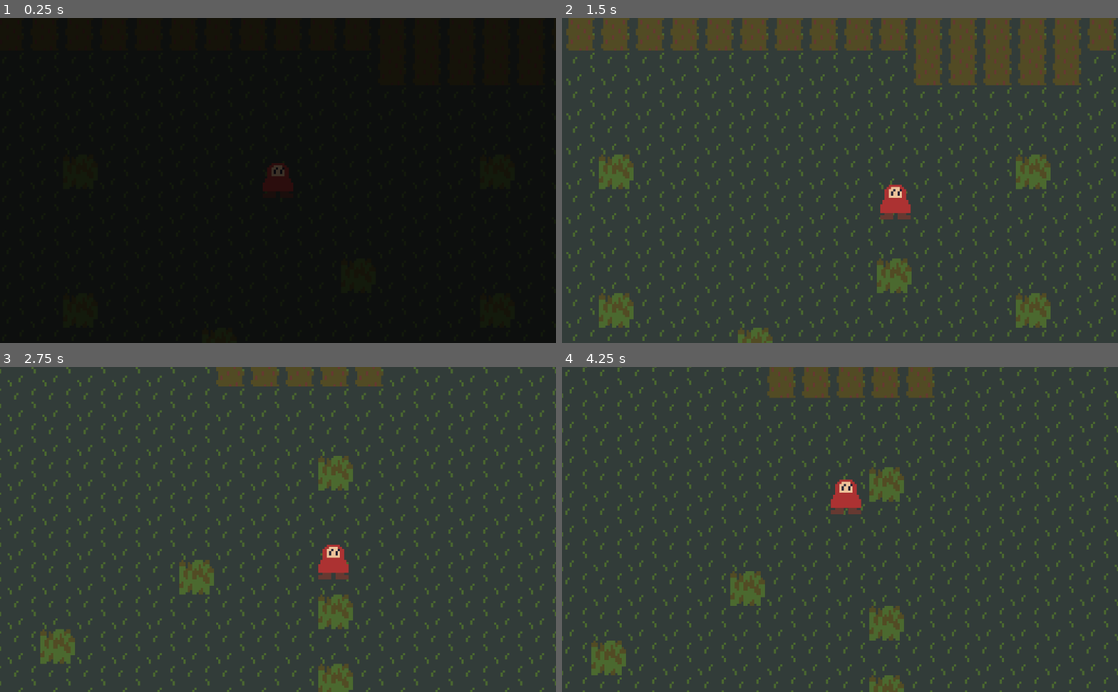
Above: before the commit, frames 1-4 (two rows, left to right).
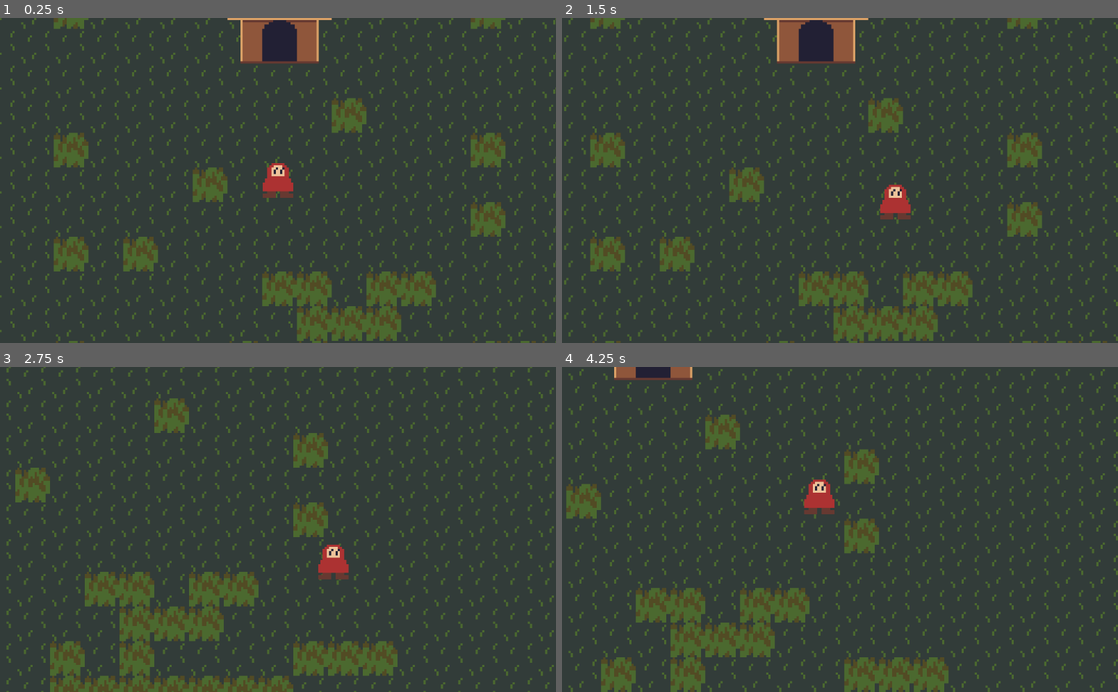
Above: after the commit, the same moments.

Repository: apples/ld48
Game: Godot game, scene res://scenes/forest/ForestScene.tscn
The game is run twice, just before and just after one commit, with the same random seed, the same clock (stepped at 60 frames per second) and the same inputs.
Inputs:
- Up to frame 1 (0.25 s): no input
- Up to frame 2 (1.5 s): hold Right (move_right) 0.53-1.28 s; tap Space (attack) at 0.6 s; hold Down (move_down) from 1.28 s (still down); tap P at 1.35 s
- Up to frame 3 (2.75 s): release Down (move_down) at 2.03 s; hold Right (move_right) from 2.03 s (still down); hold Shift from 2.03 s (still down)
- Up to frame 4 (4.25 s): release Right (move_right) at 2.78 s; release Shift at 2.78 s; hold Up (move_up) 2.78-3.53 s; tap Space (attack) at 2.85 s; hold Left (move_left) from 3.53 s (still down); hold P from 3.53 s (still down)

The runs differ from the first frame. In frame 1, 100% of the frame differs, in the area x 0-100%, y 0-100%; in frame 2, 29%; in frame 3, 22%; in frame 4, 23%.

Commit message:
Added house sprite

Diff:
--- a/client/scenes/forest/ForestScene.tscn
+++ b/client/scenes/forest/ForestScene.tscn
@@ -45,7 +45,7 @@
 cell_size = Vector2( 16, 16 )
 cell_custom_transform = Transform2D( 16, 0, 0, 16, 0, 0 )
 format = 1
-tile_data = PoolIntArray( -327647, 0, 0, -327646, 0, 0, -327 …(14726 unchanged characters)…  0, 327689, 0, 0, 327690, 0, 0, 327691, 0, 0, 327692, 0, 0, 327693, 0, 0, 327694, …(228035 unchanged characters)…
+tile_data = PoolIntArray( -327647, 0, 0, -327646, 0, 0, -327 …(14726 unchanged characters)…  0, 327689, 0, 0, 327690, 0, 0, 327691, 5, 0, 327692, 0, 0, 327693, 0, 0, 327694, …(228035 unchanged characters)…
 
 [node name="TileMapObstacles" type="TileMap" parent="Navigation2D"]
 tile_set = ExtResource( 3 )
@@ -55,7 +55,7 @@
 tile_data = PoolIntArray( -131012, 2, 0, -131011, 2, 0, -131010, 2, 0, -131009, 2, 0, -130996, 2, 0, -130995, 2, 0, -13 …(11833 unchanged characters)…
 
 [node name="Player" parent="." instance=ExtResource( 1 )]
-position = Vector2( 179.031, 75.9969 )
+position = Vector2( 183.193, 150.025 )
 obstacle_map_path = NodePath("../Navigation2D/TileMapObstacles")
 
 [node name="PlayerCamera" type="Camera2D" parent="Player"]
@@ -69,12 +69,20 @@
 editor_draw_drag_margin = true
 
 [node name="FadeSprite" type="Sprite" parent="Player/PlayerCamera"]
+visible = false
 modulate = Color( 0, 0, 0, 1 )
 position = Vector2( -137.31, -82.7433 )
 scale = Vector2( 280.779, 173.233 )
 z_index = 4096
 texture = ExtResource( 5 )
 centered = false
+
+[node name="TileMapCanopy" type="TileMap" parent="."]
+tile_set = ExtResource( 3 )
+cell_size = Vector2( 16, 16 )
+cell_custom_transform = Transform2D( 16, 0, 0, 16, 0, 0 )
+format = 1
+tile_data = PoolIntArray( 196618, 10, 0, 196619, 11, 0, 196620, 12, 0, 262154, 7, 0, 262155, 8, 0, 262156, 9, 0, 327690, 4, 0, 327692, 6, 0 )
 
 [node name="SkytoneEffect" type="CanvasModulate" parent="."]
 script = ExtResource( 2 )
--- a/client/tiles/tileset.tres
+++ b/client/tiles/tileset.tres
@@ -12,6 +12,21 @@
 
 [sub_resource type="ConvexPolygonShape2D" id=3]
 points = PoolVector2Array( 16, 16, 0, 16, 0, 0, 16, 0 )
+
+[sub_resource type="ConvexPolygonShape2D" id=4]
+points = PoolVector2Array( 16, 16, 6, 16, 6, 0, 16, 0 )
+
+[sub_resource type="ConvexPolygonShape2D" id=5]
+points = PoolVector2Array( 10, 16, 0, 16, 0, 0, 10, 0 )
+
+[sub_resource type="ConvexPolygonShape2D" id=6]
+points = PoolVector2Array( 5.72395, 0, 16, 0, 16, 16, 5.72395, 16 )
+
+[sub_resource type="ConvexPolygonShape2D" id=7]
+points = PoolVector2Array( 16, 16, 0, 16, 0, 0, 16, 0 )
+
+[sub_resource type="ConvexPolygonShape2D" id=8]
+points = PoolVector2Array( 10.0696, 16, 0, 16, 0, 0, 10.0696, 0 )
 
 [resource]
 0/name = "tiles.png 0"
@@ -79,3 +94,164 @@
 3/shape_one_way_margin = 0.0
 3/shapes = [  ]
 3/z_index = 1
+4/name = "tiles.png 4"
+4/texture = ExtResource( 1 )
+4/tex_offset = Vector2( 0, 0 )
+4/modulate = Color( 1, 1, 1, 1 )
+4/region = Rect2( 64, 0, 16, 16 )
+4/tile_mode = 0
+4/occluder_offset = Vector2( 0, 0 )
+4/navigation_offset = Vector2( 0, 0 )
+4/shape_offset = Vector2( 0, 0 )
+4/shape_transform = Transform2D( 1, 0, 0, 1, 0, 0 )
+4/shape = SubResource( 4 )
+4/shape_one_way = false
+4/shape_one_way_margin = 1.0
+4/shapes = [ {
+"autotile_coord": Vector2( 0, 0 ),
+"one_way": false,
+"one_way_margin": 1.0,
+"shape": SubResource( 4 ),
+"shape_transform": Transform2D( 1, 0, 0, 1, 0, 0 )
+} ]
+4/z_index = 0
+5/name = "tiles.png 5"
+5/texture = ExtResource( 1 )
+5/tex_offset = Vector2( 0, 0 )
+5/modulate = Color( 1, 1, 1, 1 )
+5/region = Rect2( 80, 0, 16, 16 )
+5/tile_mode = 0
+5/occluder_offset = Vector2( 0, 0 )
+5/navigation_offset = Vector2( 0, 0 )
+5/shape_offset = Vector2( 0, 0 )
+5/shape_transform = Transform2D( 1, 0, 0, 1, 0, 0 )
+5/shape_one_way = false
+5/shape_one_way_margin = 0.0
+5/shapes = [  ]
+5/z_index = 0
+6/name = "tiles.png 6"
+6/texture = ExtResource( 1 )
+6/tex_offset = Vector2( 0, 0 )
+6/modulate = Color( 1, 1, 1, 1 )
+6/region = Rect2( 96, 0, 16, 16 )
+6/tile_mode = 0
+6/occluder_offset = Vector2( 0, 0 )
+6/navigation_offset = Vector2( 0, 0 )
+6/shape_offset = Vector2( 0, 0 )
+6/shape_transform = Transform2D( 1, 0, 0, 1, 0, 0 )
+6/shape = SubResource( 5 )
+6/shape_one_way = false
+6/shape_one_way_margin = 1.0
+6/shapes = [ {
+"autotile_coord": Vector2( 0, 0 ),
+"one_way": false,
+"one_way_margin": 1.0,
+"shape": SubResource( 5 ),
+"shape_transform": Transform2D( 1, 0, 0, 1, 0, 0 )
+} ]
+6/z_index = 0
+7/name = "tiles.png 7"
+7/texture = ExtResource( 1 )
+7/tex_offset = Vector2( 0, 0 )
+7/modulate = Color( 1, 1, 1, 1 )
+7/region = Rect2( 112, 0, 16, 16 )
+7/tile_mode = 0
+7/occluder_offset = Vector2( 0, 0 )
+7/navigation_offset = Vector2( 0, 0 )
+7/shape_offset = Vector2( 0, 0 )
+7/shape_transform = Transform2D( 1, 0, 0, 1, 0, 0 )
+7/shape = SubResource( 6 )
+7/shape_one_way = false
+7/shape_one_way_margin = 1.0
+7/shapes = [ {
+"autotile_coord": Vector2( 0, 0 ),
+"one_way": false,
+"one_way_margin": 1.0,
+"shape": SubResource( 6 ),
+"shape_transform": Transform2D( 1, 0, 0, 1, 0, 0 )
+} ]
+7/z_index = 0
+8/name = "tiles.png 8"
+8/texture = ExtResource( 1 )
+8/tex_offset = Vector2( 0, 0 )
+8/modulate = Color( 1, 1, 1, 1 )
+8/region = Rect2( 0, 16, 16, 16 )
+8/tile_mode = 0
+8/occluder_offset = Vector2( 0, 0 )
+8/navigation_offset = Vector2( 0, 0 )
+8/shape_offset = Vector2( 0, 0 )
+8/shape_transform = Transform2D( 1, 0, 0, 1, 0, 0 )
+8/shape = SubResource( 7 )
+8/shape_one_way = false
+8/shape_one_way_margin = 1.0
+8/shapes = [ {
+"autotile_coord": Vector2( 0, 0 ),
+"one_way": false,
+"one_way_margin": 1.0,
+"shape": SubResource( 7 ),
+"shape_transform": Transform2D( 1, 0, 0, 1, 0, 0 )
+} ]
+8/z_index = 0
+9/name = "tiles.png 9"
+9/texture = ExtResource( 1 )
+9/tex_offset = Vector2( 0, 0 )
+9/modulate = Color( 1, 1, 1, 1 )
+9/region = Rect2( 16, 16, 16, 16 )
+9/tile_mode = 0
+9/occluder_offset = Vector2( 0, 0 )
+9/navigation_offset = Vector2( 0, 0 )
+9/shape_offset = Vector2( 0, 0 )
+9/shape_transform = Transform2D( 1, 0, 0, 1, 0, 0 )
+9/shape = SubResource( 8 )
+9/shape_one_way = false
+9/shape_one_way_margin = 1.0
+9/shapes = [ {
+"autotile_coord": Vector2( 0, 0 ),
+"one_way": false,
+"one_way_margin": 1.0,
+"shape": SubResource( 8 ),
+"shape_transform": Transform2D( 1, 0, 0, 1, 0, 0 )
+} ]
+9/z_index = 0
+10/name = "tiles.png 10"
+10/texture = ExtResource( 1 )
+10/tex_offset = Vector2( 0, 0 )
+10/modulate = Color( 1, 1, 1, 1 )
+10/region = Rect2( 32, 16, 16, 16 )
+10/tile_mode = 0
+10/occluder_offset = Vector2( 0, 0 )
+10/navigation_offset = Vector2( 0, 0 )
+10/shape_offset = Vector2( 0, 0 )
+10/shape_transform = Transform2D( 1, 0, 0, 1, 0, 0 )
+10/shape_one_way = false
+10/shape_one_way_margin = 0.0
+10/shapes = [  ]
+10/z_index = 0
+11/name = "tiles.png 11"
+11/texture = ExtResource( 1 )
+11/tex_offset = Vector2( 0, 0 )
+11/modulate = Color( 1, 1, 1, 1 )
+11/region = Rect2( 48, 16, 16, 16 )
+11/tile_mode = 0
+11/occluder_offset = Vector2( 0, 0 )
+11/navigation_offset = Vector2( 0, 0 )
+11/shape_offset = Vector2( 0, 0 )
+11/shape_transform = Transform2D( 1, 0, 0, 1, 0, 0 )
+11/shape_one_way = false
+11/shape_one_way_margin = 0.0
+11/shapes = [  ]
+11/z_index = 0
+12/name = "tiles.png 12"
+12/texture = ExtResource( 1 )
+12/tex_offset = Vector2( 0, 0 )
+12/modulate = Color( 1, 1, 1, 1 )
+12/region = Rect2( 64, 16, 16, 16 )
+12/tile_mode = 0
+12/occluder_offset = Vector2( 0, 0 )
+12/navigation_offset = Vector2( 0, 0 )
+12/shape_offset = Vector2( 0, 0 )
+12/shape_transform = Transform2D( 1, 0, 0, 1, 0, 0 )
+12/shape_one_way = false
+12/shape_one_way_margin = 0.0
+12/shapes = [  ]
+12/z_index = 0
Binary file changed: client/tiles/tiles.png
Not shown: 1 places in client/tiles/tileset.tres that only renumber resources
Not shown, changed: client/tiles/tiles.pyxel
